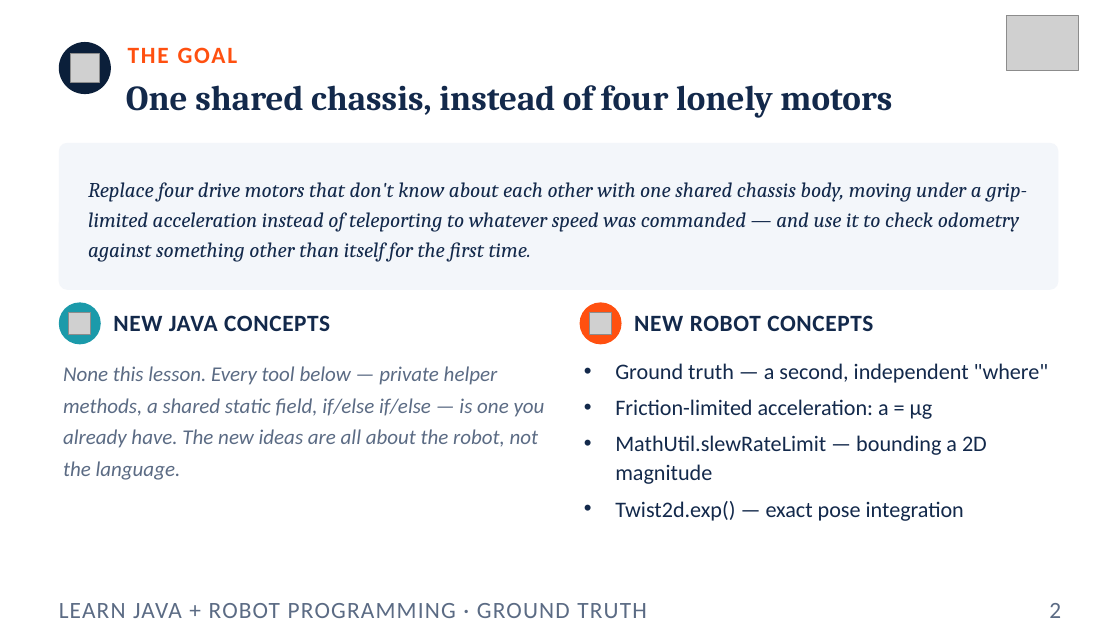
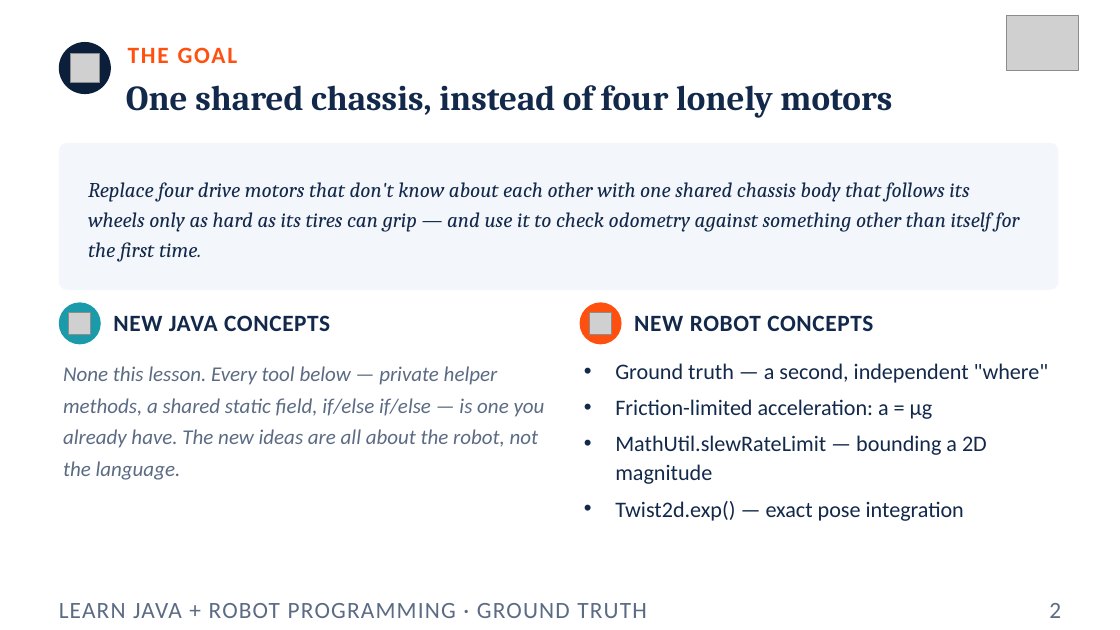
Before and after one commit to FRC5010/BasicRobotLessons, a slide deck: slide 2 of docs/presentations/v3/16-ground-truth.pptx. Drawn at 1120x630 pixels with LibreOffice and Linux fonts; fonts in the diff are those of the drawing; grey boxes stand for pictures. Boxes give left, top, right and bottom in pixels: in the first picture for what was removed or moved away, otherwise in the second. Text is boxed around its words. In the diff, an @@ line names an element or a change of style, - is before the commit and + after.

```diff
--- a/docs/presentations/v3/16-ground-truth.pptx
+++ b/docs/presentations/v3/16-ground-truth.pptx
@@ text at (x1=88, y1=182, x2=1020, y2=262): text changed @@
-Replace four drive motors that don't know about each other with one shared chassis body, moving under a grip-limited acceleration instead of teleporting to whatever speed was commanded — and use it to check odometry against something other than itself for the first time.
+Replace four drive motors that don't know about each other with one shared chassis body that follows its wheels only as hard as its tires can grip — and use it to check odometry against something other than itself for the first time.
```
Also in this commit, not shown: 5 other slides changed, 12 other files.
